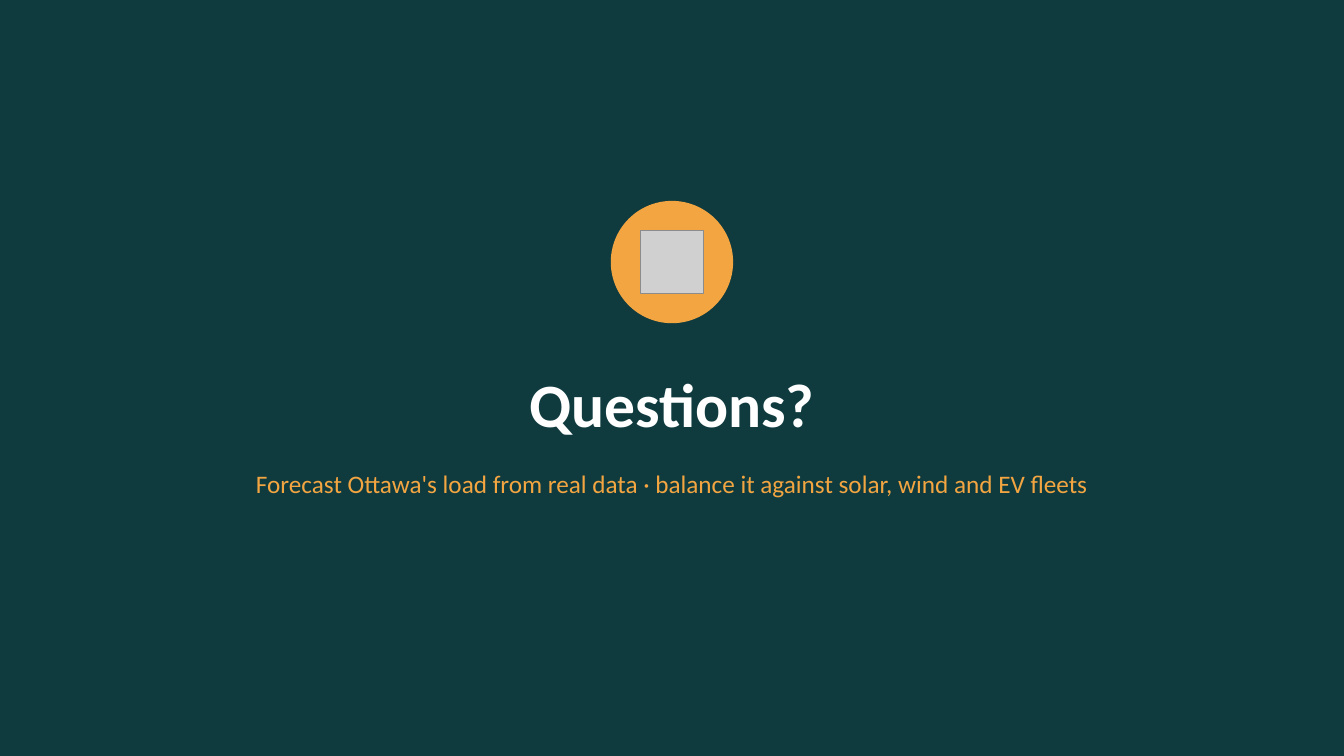
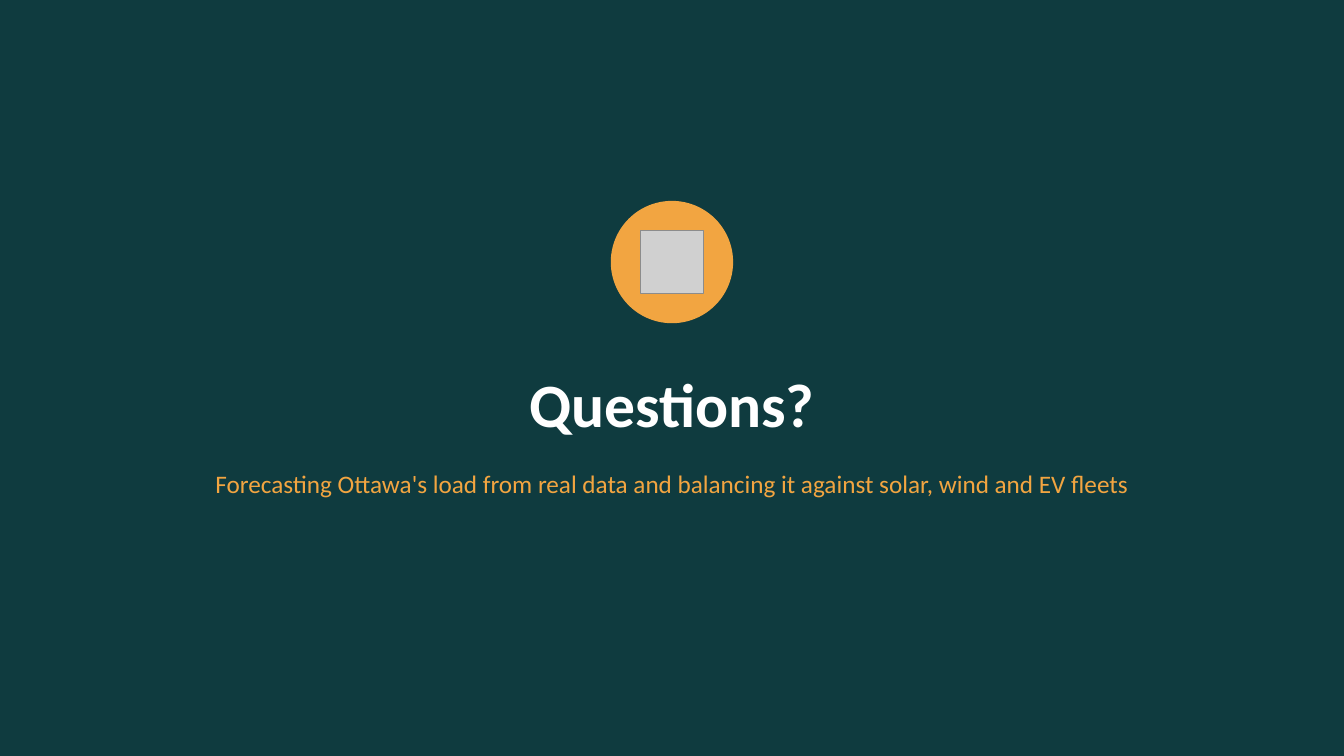
Before and after one commit to KshitijV97/smart-grid-analytics, a slide deck: slide 12 of presentation/ELG5255_Phase1_Ottawa_Load_Forecasting.pptx. Drawn at 1344x756 pixels with LibreOffice and Linux fonts; fonts in the diff are those of the drawing; grey boxes stand for pictures. Boxes give left, top, right and bottom in pixels: in the first picture for what was removed or moved away, otherwise in the second. Text is boxed around its words. In the diff, an @@ line names an element or a change of style, - is before the commit and + after.

```diff
--- a/presentation/ELG5255_Phase1_Ottawa_Load_Forecasting.pptx
+++ b/presentation/ELG5255_Phase1_Ottawa_Load_Forecasting.pptx
@@ text at (215,475,1127,498): text changed @@
-Forecast Ottawa's load from real data · balance it against solar, wind and EV fleets
+Forecasting Ottawa's load from real data and balancing it against solar, wind and EV fleets
```
Also in this commit, not shown: 10 other slides changed, 5 other files.
